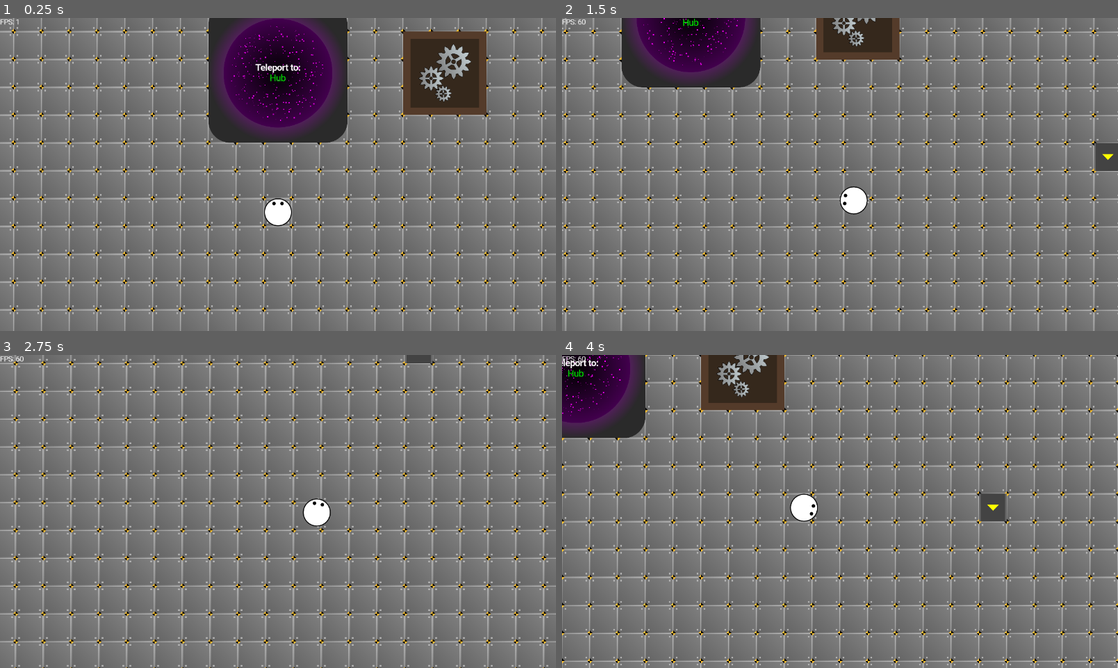
Above: before the commit, frames 1-4 (two rows, left to right).
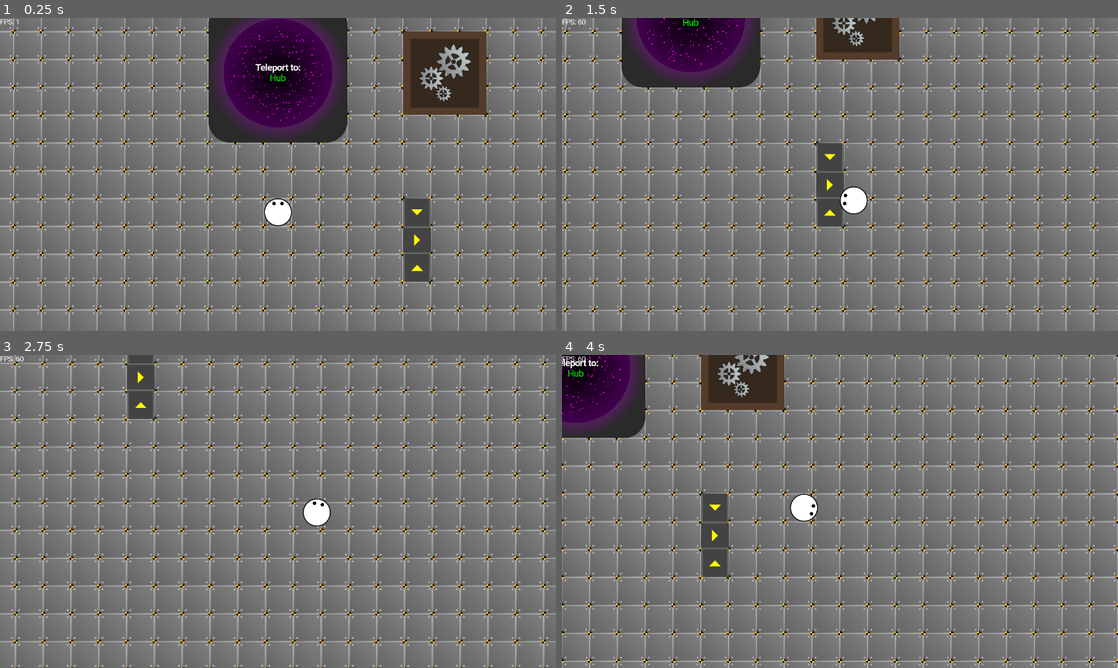
Above: after the commit, the same moments.

Repository: TrueSunGaming/industrial-revolution-2
Game: Godot game, scene res://scenes/main/main.tscn
Same seed, same stepped clock (60 frames per second), same inputs: the game is played once before the commit and once after it.
Inputs (mouse positions are in pixels of both pictures, inside the frame that each line leads up to):
- Up to frame 1 (0.25 s): no input
- Up to frame 2 (1.5 s): move the mouse to (962, 158) at 0.52 s; hold D (right) 0.53-1.28 s; hold Right mouse button (destroy) 0.53-1.28 s; click (962, 158) at 0.67 s; move the mouse to (728, 190) at 1.27 s; hold S (down) from 1.28 s (still down); click (728, 190) at 1.35 s
- Up to frame 3 (2.75 s): move the mouse to (333, 442) at 2.02 s; release S (down) at 2.03 s; hold D (right) from 2.03 s (still down); tap Q (pipette) at 2.1 s
- Up to frame 4 (4 s): move the mouse to (812, 574) at 2.77 s; release D (right) at 2.78 s; hold W (up) 2.78-3.53 s; tap Mouse wheel up (zoomin) at 2.85 s; click (812, 574) at 2.92 s; move the mouse to (1006, 558) at 3.52 s; hold A (left) from 3.53 s (still down); hold Mouse wheel down (zoomout) from 3.53 s (still down)

The runs differ from the first frame. In frame 1, 1.3% of the frame differs, in the area x 72-78%, y 57-85%; in frame 2, 1.6%; in frame 3, 1.1%; in frame 4, 1.7%, in the area x 25-80%, y 44-72%.

Commit message:
fix: some rotation issues

Diff:
--- a/global/autoload/global.gd
+++ b/global/autoload/global.gd
@@ -127,7 +127,7 @@
 	return clamp_deg(a - b)
 
 func center_rotation_displacement(rect: Rect2, deg: float) -> Vector2:
-	return rect.get_center().rotated(deg_to_rad(deg)) - rect.get_center()
+	return (rect.size / 2).rotated(deg_to_rad(deg)) - rect.size / 2
 
 func rotate_around(point: Vector2, center: Vector2, rad: float) -> Vector2:
 	return center + (point - center).rotated(rad)
--- a/scenes/elements/hover_indicator/HoverIndicator.gd
+++ b/scenes/elements/hover_indicator/HoverIndicator.gd
@@ -14,7 +14,7 @@
 				printerr("Failed to focus HoverIndicator on " + str(instance_id) + ": Instance not found")
 			return
 
-		rect = Rect2(instance.render_position, instance.placement_rect.size * refs.world_container.world.tile_size)
+		rect = instance.render_rect
 
 @export var rect: Rect2:
 	set(val):
--- a/scenes/factory/Factory.tscn
+++ b/scenes/factory/Factory.tscn
@@ -31,10 +31,22 @@
 position = Vector2(5, 5)
 rotation = 90.0
 
+[sub_resource type="Resource" id="Resource_cxe0y"]
+script = ExtResource("9_hnu3i")
+data_id = "belt_1"
+position = Vector2(5, 7)
+rotation = -90.0
+
+[sub_resource type="Resource" id="Resource_dstql"]
+script = ExtResource("9_hnu3i")
+data_id = "belt_1"
+position = Vector2(5, 6)
+rotation = 0.0
+
 [sub_resource type="Resource" id="Resource_8a7mi"]
 script = ExtResource("7_d3m5u")
 tile_size = Vector2(64, 64)
-tiles = Array[ExtResource("9_hnu3i")]([SubResource("Resource_21rki"), SubResource("Resource_x7dio"), SubResource("Resource_refq6")])
+tiles = Array[ExtResource("9_hnu3i")]([SubResource("Resource_21rki"), SubResource("Resource_x7dio"), SubResource("Resource_refq6"), SubResource("Resource_cxe0y"), SubResource("Resource_dstql")])
 
 [node name="Factory" type="Node2D"]
 script = ExtResource("1_x1roo")
--- a/scenes/factory/WorldContainer.gd
+++ b/scenes/factory/WorldContainer.gd
@@ -105,6 +105,7 @@
 func handle_hover_click() -> void:
 	for i in hovered_tiles:
 		i.on_click()
+		i.click.emit()
 
 func handle_interact() -> void:
 	if hovered_tiles.size() > 0: handle_hover_click()
--- a/scenes/factory/tile_sys/TileEntityInstance.gd
+++ b/scenes/factory/tile_sys/TileEntityInstance.gd
@@ -3,6 +3,7 @@
 signal world_attached(world: TileWorld)
 signal world_removed
 signal world_tick(delta: float)
+signal click
 
 static var next_id := 0
 static var list := {}
@@ -154,16 +155,16 @@
 	# https://stackoverflow.com/questions/1343346/calculate-a-vector-from-the-center-of-a-square-to-edge-based-on-radius/1343531#1343531
 	var magnitude := rect.x / (2 * abs_cos) if rect.x * abs_sin <= rect.y * abs_cos else rect.y / (2 * abs_sin)
 
-	return get_tile_from_offset(Vector2(magnitude, 0).rotated(rad))
+	# multiplying by 1.00001 to fix border problems
+	var pos := position + rect / 2 + Vector2(magnitude * 1.00001, 0).rotated(rad)
 
-# template for inherited classes
+	return get_tile_from_offset(pos - position)
+
 func on_tick(_delta: float) -> void:
 	pass
 
-# template for inherited classes
 func on_click() -> void:
 	pass
 
-# template for inherited classes
 func on_node_ref_change() -> void:
 	pass
--- a/scenes/factory/tile_sys/tiles/belt/Belt.gd
+++ b/scenes/factory/tile_sys/tiles/belt/Belt.gd
@@ -34,6 +34,7 @@
 
 func on_instance_ready() -> void:
 	instance.world_tick.connect(update_turn_type)
+	instance.click.connect(on_click)
 
 func update_turn_type(_delta: float) -> void:
 	if not instance:
@@ -41,11 +42,16 @@
 		return
 
 	var incoming_back: bool = instance.backward_tile and instance.backward_tile.rotation == instance.rotation
-	var incoming_left: bool = instance.left_tile and instance.left_tile.rotation == instance.rotation + 90
-	var incoming_right: bool = instance.right_tile and instance.right_tile.rotation == instance.rotation - 90
+	var incoming_left: bool = instance.left_tile and instance.left_tile.rotation == global.add_deg(instance.rotation, 90)
+	var incoming_right: bool = instance.right_tile and instance.right_tile.rotation == global.sub_deg(instance.rotation, 90)
 
 	if incoming_back or (incoming_left == incoming_right):
 		turn_type = TurnType.STRAIGHT
 		return
 
 	turn_type = TurnType.CCW if incoming_left else TurnType.CW
+
+func on_click() -> void:
+	if not instance: return
+	if instance.left_tile: prints(instance.position, "left:", instance.left_tile.position)
+	if instance.right_tile: prints(instance.position, "right:", instance.right_tile.position)
Not shown: 1 places in scenes/factory/Factory.tscn that only renumber resources
